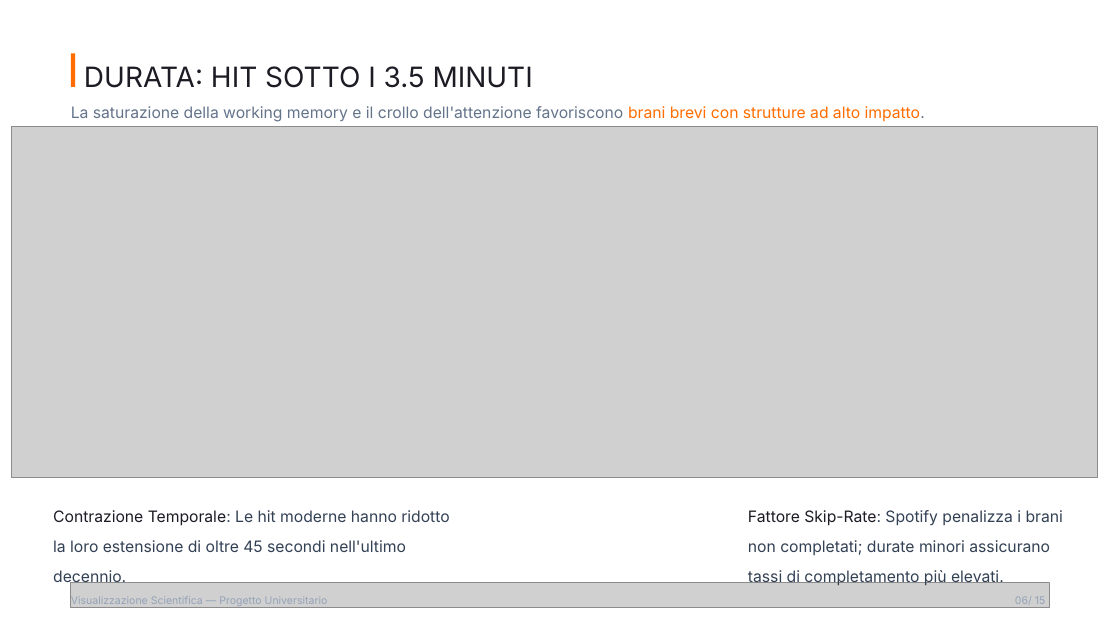
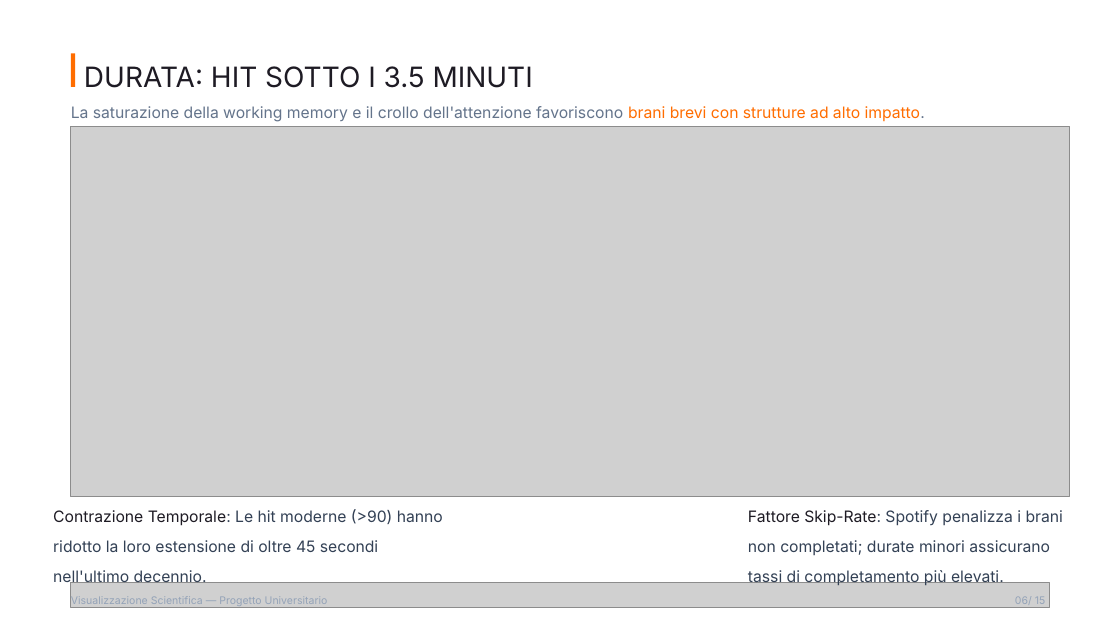
Before and after one commit to tahaanass/Corso-Visualizzazione-Scientifica, a slide deck: slide 6 of Presentation.pptx. Drawn at 1120x630 pixels with LibreOffice and Linux fonts; fonts in the diff are those of the drawing; grey boxes stand for pictures. Boxes give left, top, right and bottom in pixels: in the first picture for what was removed or moved away, otherwise in the second. Text is boxed around its words. In the diff, an @@ line names an element or a change of style, - is before the commit and + after.

```diff
--- a/Presentation.pptx
+++ b/Presentation.pptx
@@ picture: place and size @@
-picture at <box>12,127,1098,477</box>
+picture at <box>71,127,1070,497</box>
@@ text at <box>53,509,443,587</box>: text changed @@
-Contrazione Temporale: Le hit moderne hanno ridotto la loro estensione di oltre 45 secondi nell'ultimo decennio.
+Contrazione Temporale: Le hit moderne (>90) hanno ridotto la loro estensione di oltre 45 secondi nell'ultimo decennio.
```
Also in this commit, not shown: 4 other slides changed, 1 other file.
